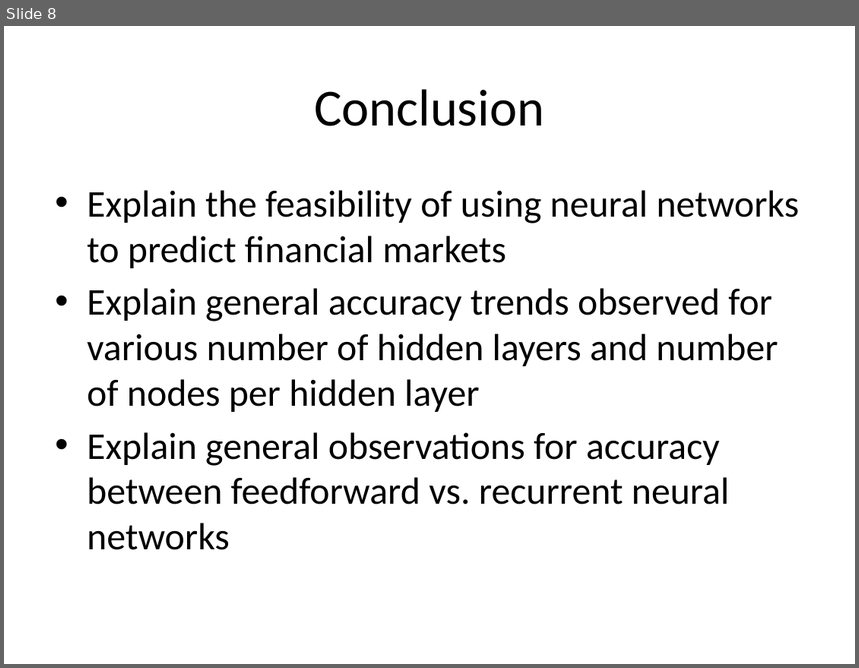
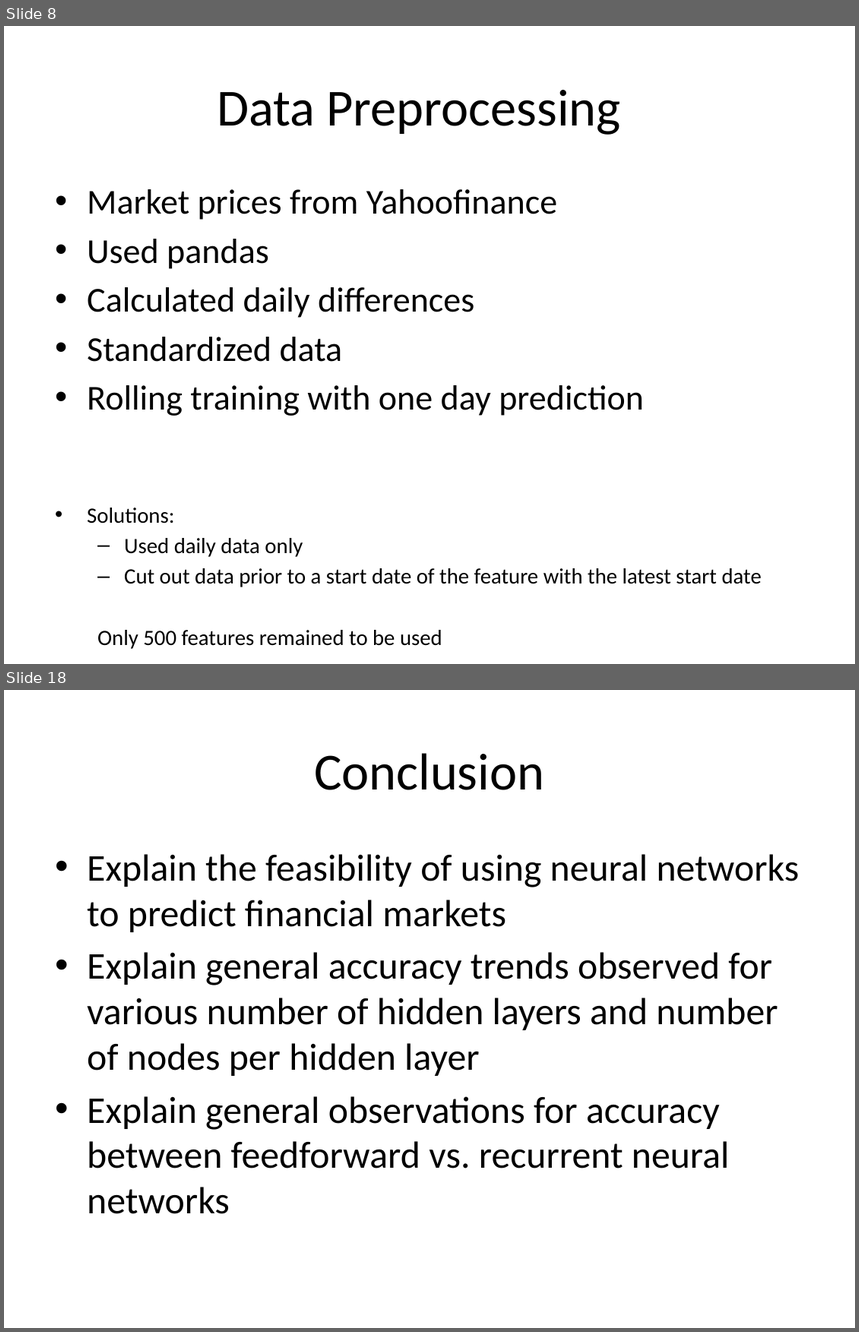
Before and after one commit to wilkung/Predicting_Markets_with_Neural_Nets, a slide deck: Kojack_Presentation.pptx. Shown one above the other, each under a label of ours: slide 8 before the commit, slides 8 and 18 after it; the slides between them are not shown. The pictures are 859x668 and 859x1332 pixels, drawn with LibreOffice and Linux fonts; fonts in the diff are those of the drawing. Boxes give left, top, right and bottom in pixels: in the first picture for what was removed or moved away, otherwise in the second. Text is boxed around its words. In the diff, an @@ line names an element or a change of style, - is before the commit and + after.

```diff
--- a/Kojack_Presentation.pptx
+++ b/Kojack_Presentation.pptx
@@ slide 8 added at [4, 26, 855, 664], background #FFFFFF @@
@@ title added at [217, 90, 621, 135], 44 pt, text #000000 @@
+Data Preprocessing
@@ text added at [87, 189, 762, 649], 18.5 pt, text #000000 @@
+• Market prices from Yahoofinance
+• Used pandas
+• Calculated daily differences
+• Standardized data
+• Rolling training with one day prediction
+• Solutions:
+  – Used daily data only
+  – Cut out data prior to a start date of the feature with the latest start date
+  Only 500 features remained to be used
@@ what was slide 8 is now slide 18 @@
```
Also in this commit, not shown: 6 slides changed, 10 other slides added, 1 slide removed, 15 other files.
